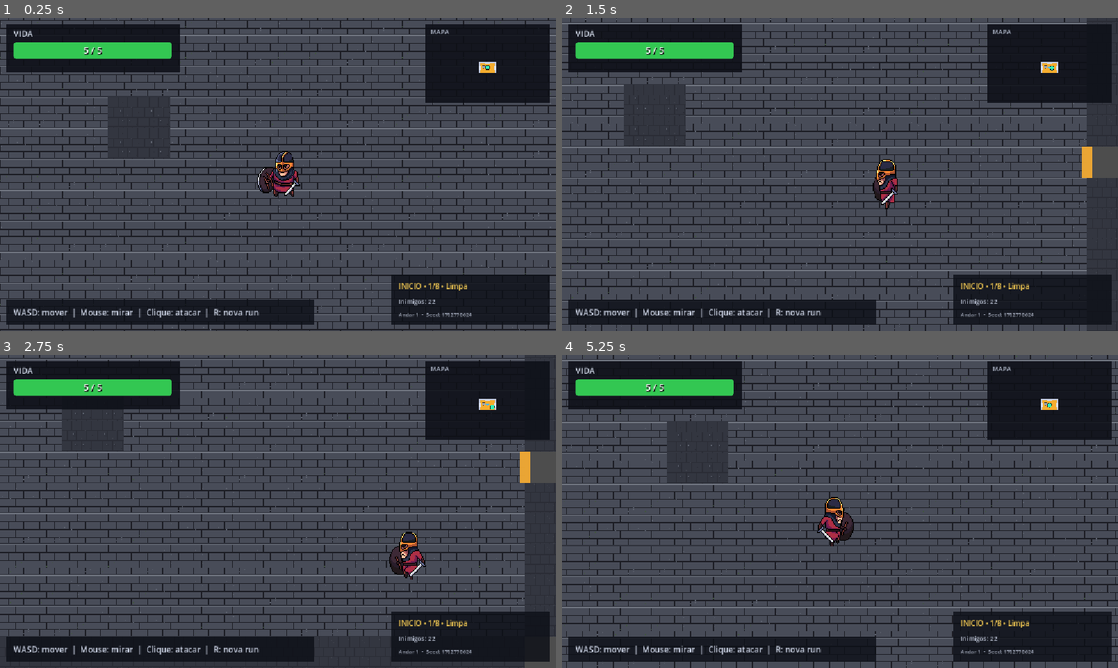
Above: before the commit, frames 1-4 (two rows, left to right).
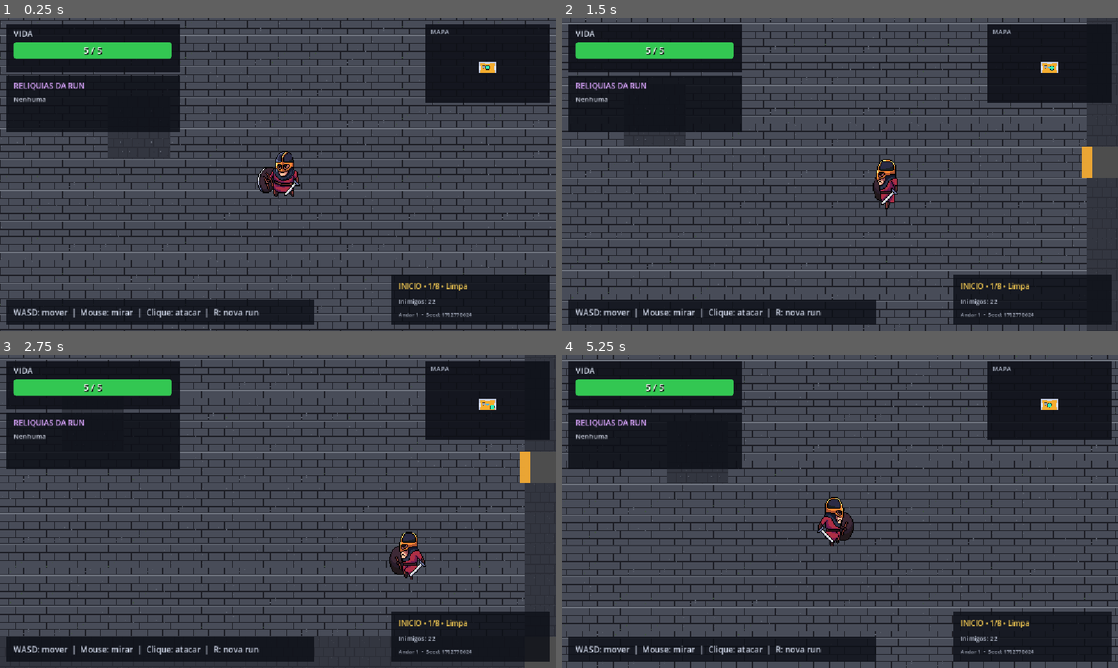
Above: after the commit, the same moments.

Repository: AntonioBMN/tower-champion
Game: Godot game, scene res://first_floor.tscn
Same seed, same stepped clock (60 frames per second), same inputs: the game is played once before the commit and once after it.
Inputs (mouse positions are in pixels of both pictures, inside the frame that each line leads up to):
- Up to frame 1 (0.25 s): no input
- Up to frame 2 (1.5 s): move the mouse to (962, 158) at 0.52 s; press the mouse at (962, 158) at 0.53 s; hold D (move_right) 0.53-1.28 s; move the mouse to (728, 190) at 1.27 s; release the mouse at (728, 190) at 1.28 s; hold S (move_down) from 1.28 s (still down); click (728, 190) at 1.35 s
- Up to frame 3 (2.75 s): move the mouse to (333, 442) at 2.02 s; release S (move_down) at 2.03 s; press the mouse at (333, 442) at 2.03 s; hold D (move_right) from 2.03 s (still down)
- Up to frame 4 (5.25 s): move the mouse to (812, 574) at 2.77 s; release D (move_right) at 2.78 s; release the mouse at (812, 574) at 2.78 s; hold W (move_up) 2.78-3.53 s; click (812, 574) at 2.85 s; move the mouse to (1006, 558) at 3.52 s; press the mouse at (1006, 558) at 3.53 s; hold A (move_left) 3.53-5.03 s; move the mouse to (673, 464) at 4.27 s; release the mouse at (673, 464) at 4.28 s; click (673, 464) at 4.35 s; move the mouse to (867, 511) at 5.02 s; press the mouse at (867, 511) at 5.03 s; hold S (move_down) from 5.03 s (still down)

The runs differ from the first frame. In frame 1, 5.0% of the frame differs, in the area x 1-33%, y 18-37%; in frame 2, 5.1%; in frame 3, 5.0%; in frame 4, 5.1%.

Commit message:
feat: add run relic system

Diff:
--- a/first_floor.gd
+++ b/first_floor.gd
@@ -10,8 +10,10 @@
 const ENEMY_SCENE: PackedScene = preload("res://enemy.tscn")
 const RANGED_ENEMY_SCENE: PackedScene = preload("res://ranged_enemy.tscn")
 const HEALTH_PICKUP_SCENE: PackedScene = preload("res://health_pickup.tscn")
+const RELIC_PICKUP_SCENE: PackedScene = preload("res://relic_pickup.tscn")
 const FLOOR_EXIT_SCENE: PackedScene = preload("res://floor_exit.tscn")
 const COMBAT_FEEDBACK = preload("res://combat_feedback.gd")
+const RELIC_CATALOG = preload("res://relic_catalog.gd")
 const DOOR_LOCKED_COLOR := Color(0.75, 0.16, 0.12, 0.95)
 const DOOR_OPEN_COLOR := Color(0.95, 0.67, 0.2, 0.95)
 const ROOM_TYPE_START := "start"
@@ -58,6 +60,8 @@
 var spawned_rooms: Dictionary = {}
 var rewarded_rooms: Dictionary = {}
 var special_rewarded_rooms: Dictionary = {}
+var available_relic_ids: Array[String] = []
+var spawned_relic_ids: Array[String] = []
 var door_entries: Array[Dictionary] = []
 var current_room_index: int = 0
 var final_room_index: int = -1
@@ -77,6 +81,7 @@
 @onready var doors: Node2D = $GeneratedMap/Doors
 @onready var enemies: Node2D = $Enemies
 @onready var pickups: Node2D = $Pickups
+@onready var relics: Node2D = $Relics
 @onready var exits: Node2D = $Exits
 @onready var player: CharacterBody2D = $Player
 @onready var camera: Camera2D = $Player/Camera2D
@@ -94,6 +99,7 @@
 
 func _ready() -> void:
 	hud.bind_health(player.health_component)
+	hud.bind_relics(player.relic_component)
 	_configure_seed()
 	_configure_tilemaps()
 	_generate_floor()
@@ -187,6 +193,8 @@
 	spawned_rooms.clear()
 	rewarded_rooms.clear()
 	special_rewarded_rooms.clear()
+	available_relic_ids = RELIC_CATALOG.get_all_ids()
+	spawned_relic_ids.clear()
 	final_room_index = -1
 	special_room_index = -1
 	floor_is_cleared = false
@@ -1001,6 +1009,37 @@
 		_actor_position_for_cell(reward_cell) + Vector2(0.0, 50.0)
 	)
 
+	var relic_id := _take_random_relic_id()
+	if relic_id.is_empty():
+		return
+
+	var relic_cell := _find_safe_cell(
+		room_index,
+		_room_center_cell(room_index) + Vector2i(3, 0),
+		{reward_cell: true}
+	)
+	var relic := RELIC_PICKUP_SCENE.instantiate() as Area2D
+	relic.call("configure", relic_id)
+	relics.add_child(relic)
+	relic.global_position = (
+		_actor_position_for_cell(relic_cell) + Vector2(0.0, 50.0)
+	)
+
+
+func _take_random_relic_id() -> String:
+	var candidates: Array[String] = []
+	for relic_id in available_relic_ids:
+		if not player.relic_component.has_relic(relic_id):
+			candidates.append(relic_id)
+
+	if candidates.is_empty():
+		return ""
+
+	var relic_id := candidates[rng.randi_range(0, candidates.size() - 1)]
+	available_relic_ids.erase(relic_id)
+	spawned_relic_ids.append(relic_id)
+	return relic_id
+
 
 func _on_enemy_died(room_index: int, defeated_enemy: Node2D) -> void:
 	room_enemies_remaining[room_index] = maxi(
--- a/first_floor.tscn
+++ b/first_floor.tscn
@@ -48,6 +48,8 @@
 [node name="Enemies" type="Node2D" parent="."]
 
 [node name="Pickups" type="Node2D" parent="."]
+
+[node name="Relics" type="Node2D" parent="."]
 
 [node name="Exits" type="Node2D" parent="."]
 
@@ -228,6 +230,46 @@
 text = "-1"
 horizontal_alignment = 2
 
+[node name="RelicPanel" type="ColorRect" parent="UI"]
+offset_left = 12.0
+offset_top = 120.0
+offset_right = 372.0
+offset_bottom = 236.0
+color = Color(0.05, 0.06, 0.09, 0.86)
+mouse_filter = 2
+
+[node name="TitleLabel" type="Label" parent="UI/RelicPanel"]
+offset_left = 16.0
+offset_top = 8.0
+offset_right = 190.0
+offset_bottom = 32.0
+theme_override_colors/font_color = Color(0.86, 0.65, 1, 1)
+theme_override_font_sizes/font_size = 16
+text = "RELIQUIAS DA RUN"
+
+[node name="RelicListLabel" type="Label" parent="UI/RelicPanel"]
+offset_left = 16.0
+offset_top = 38.0
+offset_right = 344.0
+offset_bottom = 106.0
+theme_override_colors/font_color = Color(0.8, 0.82, 0.88, 1)
+theme_override_font_sizes/font_size = 14
+text = "Nenhuma"
+
+[node name="RelicNotice" type="Label" parent="UI"]
+visible = false
+offset_left = 326.0
+offset_top = 118.0
+offset_right = 826.0
+offset_bottom = 164.0
+theme_override_colors/font_shadow_color = Color(0, 0, 0, 0.95)
+theme_override_constants/shadow_offset_x = 2
+theme_override_constants/shadow_offset_y = 3
+theme_override_font_sizes/font_size = 24
+text = "RELIQUIA OBTIDA"
+horizontal_alignment = 1
+vertical_alignment = 1
+
 [node name="ControlsPanel" type="ColorRect" parent="UI"]
 offset_left = 12.0
 offset_top = 584.0
--- a/health_component.gd
+++ b/health_component.gd
@@ -54,6 +54,16 @@
 	return true
 
 
+func increase_max_health(amount: int, heal_amount: int = 0) -> bool:
+	if amount <= 0 or is_dead:
+		return false
+
+	max_health += amount
+	current_health = mini(current_health + maxi(heal_amount, 0), max_health)
+	health_changed.emit(current_health, max_health)
+	return true
+
+
 func reset_health() -> void:
 	current_health = max_health
 	is_dead = false
--- a/hud.gd
+++ b/hud.gd
@@ -1,9 +1,13 @@
 class_name CombatHUD
 extends CanvasLayer
 
+const RELIC_CATALOG = preload("res://relic_catalog.gd")
+
 var health_component: HealthComponent
+var relic_component: RelicComponent
 var damage_flash_tween: Tween
 var damage_value_tween: Tween
+var relic_notice_tween: Tween
 var damage_value_start_position: Vector2
 
 @onready var health_bar: ProgressBar = $HealthPanel/HealthBar
@@ -12,6 +16,8 @@
 @onready var damage_value_label: Label = $HealthPanel/DamageValueLabel
 @onready var damage_flash: ColorRect = $DamageFlash
 @onready var death_overlay: ColorRect = $DeathOverlay
+@onready var relic_list_label: Label = $RelicPanel/RelicListLabel
+@onready var relic_notice: Label = $RelicNotice
 
 
 func _ready() -> void:
@@ -20,6 +26,7 @@
 	death_overlay.hide()
 	invulnerability_label.hide()
 	damage_value_label.hide()
+	relic_notice.hide()
 
 
 func bind_health(component: HealthComponent) -> void:
@@ -45,6 +52,51 @@
 	)
 	invulnerability_label.visible = health_component.is_invulnerable
 	death_overlay.visible = health_component.is_dead
+
+
+func bind_relics(component: RelicComponent) -> void:
+	if relic_component == component:
+		return
+
+	if is_instance_valid(relic_component):
+		if relic_component.relics_changed.is_connected(_on_relics_changed):
+			relic_component.relics_changed.disconnect(_on_relics_changed)
+		if relic_component.relic_collected.is_connected(_on_relic_collected):
+			relic_component.relic_collected.disconnect(_on_relic_collected)
+
+	relic_component = component
+	relic_component.relics_changed.connect(_on_relics_changed)
+	relic_component.relic_collected.connect(_on_relic_collected)
+	_on_relics_changed(relic_component.collected_ids)
+
+
+func _on_relics_changed(collected_ids: Array[String]) -> void:
+	if collected_ids.is_empty():
+		relic_list_label.text = "Nenhuma"
+		return
+
+	var lines: Array[String] = []
+	for relic_id in collected_ids:
+		lines.append("• " + RELIC_CATALOG.get_relic(relic_id)["name"])
+	relic_list_label.text = "\n".join(lines)
+
+
+func _on_relic_collected(
+	_relic_id: String,
+	relic_data: Dictionary
+) -> void:
+	if is_instance_valid(relic_notice_tween):
+		relic_notice_tween.kill()
+
+	relic_notice.text = "RELIQUIA OBTIDA: " + relic_data["name"]
+	relic_notice.modulate = relic_data["color"]
+	relic_notice.modulate.a = 0.0
+	relic_notice.show()
+	relic_notice_tween = create_tween()
+	relic_notice_tween.tween_property(relic_notice, "modulate:a", 1.0, 0.18)
+	relic_notice_tween.tween_interval(1.5)
+	relic_notice_tween.tween_property(relic_notice, "modulate:a", 0.0, 0.3)
+	relic_notice_tween.tween_callback(relic_notice.hide)
 
 
 func _disconnect_health_signals() -> void:
--- a/player.gd
+++ b/player.gd
@@ -35,11 +35,15 @@
 @onready var attack_visual: Polygon2D = $SwordAttack/AttackVisual
 @onready var attack_cooldown: Timer = $AttackCooldown
 @onready var health_component: HealthComponent = $HealthComponent
+@onready var relic_component: RelicComponent = $RelicComponent
 @onready var swing_audio: AudioStreamPlayer2D = $SwingAudio
 @onready var hit_audio: AudioStreamPlayer2D = $HitAudio
 
 
 func _ready() -> void:
+	# Cada jogador precisa de um hitbox proprio para que relíquias de alcance
+	# nao alterem o recurso compartilhado usado por uma nova run.
+	attack_collision.shape = attack_collision.shape.duplicate()
 	configure_sword_attack()
 	sword_attack.body_entered.connect(_on_sword_attack_body_entered)
 	health_component.damaged.connect(_on_health_damaged)
@@ -313,6 +317,26 @@
 	received_knockback_velocity = impulse
 
 
+func collect_relic(relic_id: String) -> bool:
+	return relic_component.collect_relic(relic_id)
+
+
+func apply_relic_effects(effects: Dictionary) -> void:
+	attack_damage += int(effects.get("attack_damage_add", 0))
+	speed *= float(effects.get("speed_multiplier", 1.0))
+	attack_range += float(effects.get("attack_range_add", 0.0))
+	attack_width += float(effects.get("attack_width_add", 0.0))
+
+	var max_health_add := int(effects.get("max_health_add", 0))
+	var heal_amount := int(effects.get("heal_amount", 0))
+	if max_health_add > 0:
+		health_component.increase_max_health(max_health_add, heal_amount)
+	elif heal_amount > 0:
+		health_component.heal(heal_amount)
+
+	configure_sword_attack()
+
+
 func _on_health_damaged(_amount: int, current_health: int) -> void:
 	print_health()
 
--- a/player.tscn
+++ b/player.tscn
@@ -5,6 +5,7 @@
 [ext_resource type="Texture2D" uid="uid://ctuy5rgwvwjhs" path="res://sprites/warrior/Warrior_2/Walk.png" id="2_i3pqv"]
 [ext_resource type="Texture2D" path="res://sprites/warrior/Warrior_2/Attack_1.png" id="3_attack"]
 [ext_resource type="Script" path="res://health_component.gd" id="4_health"]
+[ext_resource type="Script" path="res://relic_component.gd" id="5_relics"]
 
 [sub_resource type="AtlasTexture" id="AtlasTexture_attack_0"]
 atlas = ExtResource("3_attack")
@@ -202,6 +203,9 @@
 script = ExtResource("4_health")
 invulnerability_duration = 0.8
 
+[node name="RelicComponent" type="Node" parent="."]
+script = ExtResource("5_relics")
+
 [node name="Camera2D" type="Camera2D" parent="."]
 position = Vector2(0, 50)
 enabled = true
--- /dev/null
+++ b/relic_catalog.gd
@@ -0,0 +1,53 @@
+class_name RelicCatalog
+extends RefCounted
+
+const RELICS := {
+	"crimson_blade": {
+		"name": "Lamina Carmesim",
+		"description": "+1 de dano da espada",
+		"color": Color(0.92, 0.18, 0.22, 1.0),
+		"effects": {"attack_damage_add": 1},
+	},
+	"wind_boots": {
+		"name": "Botas do Vendaval",
+		"description": "+15% de velocidade",
+		"color": Color(0.24, 0.78, 1.0, 1.0),
+		"effects": {"speed_multiplier": 1.15},
+	},
+	"far_eye": {
+		"name": "Olho Longinquo",
+		"description": "+24 de alcance e +8 de largura",
+		"color": Color(0.68, 0.38, 1.0, 1.0),
+		"effects": {
+			"attack_range_add": 24.0,
+			"attack_width_add": 8.0,
+		},
+	},
+	"iron_heart": {
+		"name": "Coracao de Ferro",
+		"description": "+1 de vida maxima e cura 1",
+		"color": Color(0.95, 0.56, 0.18, 1.0),
+		"effects": {
+			"max_health_add": 1,
+			"heal_amount": 1,
+		},
+	},
+}
+
+
+static func get_relic(relic_id: String) -> Dictionary:
+	if not RELICS.has(relic_id):
+		return {}
+
+	return RELICS[relic_id].duplicate(true)
+
+
+static func get_all_ids() -> Array[String]:
+	var result: Array[String] = []
+	for relic_id in RELICS:
+		result.append(relic_id)
+	return result
+
+
+static func has_relic(relic_id: String) -> bool:
+	return RELICS.has(relic_id)
--- /dev/null
+++ b/relic_component.gd
@@ -0,0 +1,36 @@
+class_name RelicComponent
+extends Node
+
+signal relic_collected(relic_id: String, relic_data: Dictionary)
+signal relics_changed(collected_ids: Array[String])
+
+const CATALOG = preload("res://relic_catalog.gd")
+
+var collected_ids: Array[String] = []
+
+
+func collect_relic(relic_id: String) -> bool:
+	if collected_ids.has(relic_id) or not CATALOG.has_relic(relic_id):
+		return false
+
+	var relic_data := CATALOG.get_relic(relic_id)
+	var actor := get_parent()
+	if not actor.has_method("apply_relic_effects"):
+		return false
+
+	actor.apply_relic_effects(relic_data["effects"])
+	collected_ids.append(relic_id)
+	relic_collected.emit(relic_id, relic_data)
+	relics_changed.emit(collected_ids.duplicate())
+	return true
+
+
+func has_relic(relic_id: String) -> bool:
+	return collected_ids.has(relic_id)
+
+
+func get_collected_names() -> Array[String]:
+	var names: Array[String] = []
+	for relic_id in collected_ids:
+		names.append(CATALOG.get_relic(relic_id)["name"])
+	return names
--- /dev/null
+++ b/relic_pickup.gd
@@ -0,0 +1,103 @@
+class_name RelicPickup
+extends Area2D
+
+signal collected(relic_id: String)
+
+const CATALOG = preload("res://relic_catalog.gd")
+const COMBAT_FEEDBACK = preload("res://combat_feedback.gd")
+
+@export var relic_id: String = "crimson_blade"
+
+var relic_data: Dictionary = {}
+var pulse_time: float = 0.0
+var collect_sound: AudioStreamWAV
+
+@onready var name_label: Label = $NameLabel
+@onready var effect_label: Label = $EffectLabel
+
+
+func configure(new_relic_id: String) -> void:
+	relic_id = new_relic_id
+	relic_data = CATALOG.get_relic(relic_id)
+	queue_redraw()
+
+
+func _ready() -> void:
+	if relic_data.is_empty():
+		relic_data = CATALOG.get_relic(relic_id)
+
+	if relic_data.is_empty():
+		push_error("Relíquia desconhecida: " + relic_id)
+		queue_free()
+		return
+
+	name_label.text = relic_data["name"]
+	effect_label.text = relic_data["description"]
+	collect_sound = COMBAT_FEEDBACK.create_synth_sound(
+		520.0, 880.0, 0.18, 0.08
+	)
+	body_entered.connect(_try_collect)
+
+
+func _process(delta: float) -> void:
+	pulse_time += delta
+	queue_redraw()
+
+
+func _draw() -> void:
+	if relic_data.is_empty():
+		return
+
+	var pulse := 1.0 + sin(pulse_time * 4.0) * 0.08
+	var relic_color: Color = relic_data["color"]
+	var diamond := PackedVector2Array([
+		Vector2(0.0, -22.0) * pulse,
+		Vector2(18.0, 0.0) * pulse,
+		Vector2(0.0, 22.0) * pulse,
+		Vector2(-18.0, 0.0) * pulse,
+	])
+
+	draw_circle(Vector2(0.0, 22.0), 28.0, Color(0.05, 0.06, 0.1, 0.8))
+	draw_rect(
+		Rect2(Vector2(-24.0, 18.0), Vector2(48.0, 14.0)),
+		Color(0.2, 0.22, 0.3, 1.0),
+		true
+	)
+	draw_colored_polygon(diamond, relic_color)
+	draw_polyline(
+		PackedVector2Array([diamond[0], diamond[1], diamond[2], diamond[3], diamond[0]]),
+		Color(1.0, 1.0, 1.0, 0.8),
+		2.0,
+		true
+	)
+	draw_circle(Vector2(-5.0, -6.0) * pulse, 3.0, Color(1, 1, 1, 0.72))
+
+
+func _try_collect(body: Node2D) -> bool:
+	if (
+		not body.is_in_group("player")
+		or not body.has_method("collect_relic")
+	):
+		return false
+
+	if not body.collect_relic(relic_id):
+		return false
+
+	COMBAT_FEEDBACK.spawn_impact_particles(
+		get_tree(),
+		global_position,
+		Vector2.UP,
+		relic_data["color"],
+		20,
+		"RelicCollectParticles"
+	)
+	COMBAT_FEEDBACK.play_one_shot_sound(
+		get_tree(),
+		global_position,
+		collect_sound,
+		-4.0,
+		"RelicCollectAudio"
+	)
+	collected.emit(relic_id)
+	queue_free()
+	return true
--- /dev/null
+++ b/relic_pickup.tscn
@@ -0,0 +1,42 @@
+[gd_scene format=3]
+
+[ext_resource type="Script" path="res://relic_pickup.gd" id="1_relic"]
+
+[sub_resource type="CircleShape2D" id="Circle_relic"]
+radius = 26.0
+
+[node name="RelicPickup" type="Area2D"]
+z_index = 4
+collision_layer = 0
+collision_mask = 1
+monitorable = false
+script = ExtResource("1_relic")
+
+[node name="CollisionShape2D" type="CollisionShape2D" parent="."]
+shape = SubResource("Circle_relic")
+
+[node name="NameLabel" type="Label" parent="."]
+offset_left = -105.0
+offset_top = -72.0
+offset_right = 105.0
+offset_bottom = -46.0
+theme_override_colors/font_color = Color(1, 0.88, 0.5, 1)
+theme_override_colors/font_shadow_color = Color(0, 0, 0, 0.9)
+theme_override_constants/shadow_offset_x = 1
+theme_override_constants/shadow_offset_y = 2
+theme_override_font_sizes/font_size = 17
+text = "Lamina Carmesim"
+horizontal_alignment = 1
+
+[node name="EffectLabel" type="Label" parent="."]
+offset_left = -125.0
+offset_top = 42.0
+offset_right = 125.0
+offset_bottom = 66.0
+theme_override_colors/font_color = Color(0.82, 0.84, 0.9, 1)
+theme_override_colors/font_shadow_color = Color(0, 0, 0, 0.9)
+theme_override_constants/shadow_offset_x = 1
+theme_override_constants/shadow_offset_y = 2
+theme_override_font_sizes/font_size = 13
+text = "+1 de dano da espada"
+horizontal_alignment = 1
--- a/tests/floor_progression_smoke_test.gd
+++ b/tests/floor_progression_smoke_test.gd
@@ -62,6 +62,10 @@
 	_expect(
 		floor_scene.get_node("Pickups").get_child_count() == 1,
 		"special room should provide a guaranteed health reward"
+	)
+	_expect(
+		floor_scene.get_node("Relics").get_child_count() == 1,
+		"special room should provide one relic pedestal"
 	)
 
 	floor_scene.call("_complete_floor")
--- a/tests/hud_smoke_test.gd
+++ b/tests/hud_smoke_test.gd
@@ -26,10 +26,14 @@
 		"UI/HealthPanel/InvulnerabilityLabel"
 	) as Label
 	var death_overlay := floor_scene.get_node("UI/DeathOverlay") as ColorRect
+	var relic_list := floor_scene.get_node(
+		"UI/RelicPanel/RelicListLabel"
+	) as Label
 
 	_expect(health_bar.max_value == 5.0, "health bar maximum should match player")
 	_expect(health_bar.value == 5.0, "health bar should start full")
 	_expect(health_label.text == "5 / 5", "health text should show initial value")
+	_expect(relic_list.text == "Nenhuma", "relic HUD should start empty")
 
 	health.take_damage(1)
 	await process_frame
--- /dev/null
+++ b/tests/relic_system_smoke_test.gd
@@ -0,0 +1,122 @@
+extends SceneTree
+
+const FIRST_FLOOR_SCENE: PackedScene = preload("res://first_floor.tscn")
+const PLAYER_SCENE: PackedScene = preload("res://player.tscn")
+const RELIC_CATALOG = preload("res://relic_catalog.gd")
+
+var failures: int = 0
+
+
+func _initialize() -> void:
+	_run.call_deferred()
+
+
+func _run() -> void:
+	var floor_scene := FIRST_FLOOR_SCENE.instantiate()
+	root.add_child(floor_scene)
+	current_scene = floor_scene
+	await process_frame
+
+	var player := floor_scene.get_node("Player") as CharacterBody2D
+	var relic_component := player.get_node("RelicComponent") as RelicComponent
+	var health := player.get_node("HealthComponent") as HealthComponent
+	var special_room_index: int = floor_scene.get("special_room_index")
+	var base_damage: int = player.get("attack_damage")
+	var base_speed: float = player.get("speed")
+	var base_range: float = player.get("attack_range")
+	var base_width: float = player.get("attack_width")
+	var base_max_health := health.max_health
+
+	floor_scene.call("_spawn_room_enemies", special_room_index)
+	var relics := floor_scene.get_node("Relics")
+	_expect(relics.get_child_count() == 1, "sanctuary should spawn one relic")
+
+	var relic_pickup := relics.get_child(0) as Area2D
+	var offered_relic_id: String = relic_pickup.get("relic_id")
+	_expect(
+		RELIC_CATALOG.has_relic(offered_relic_id),
+		"offered relic should exist in the catalog"
+	)
+	_expect(
+		relic_pickup.call("_try_collect", player),
+		"player should collect the sanctuary relic"
+	)
+	await process_frame
+	_expect(
+		relic_component.collected_ids.size() == 1,
+		"collected relic should remain registered during the run"
+	)
+	_expect(
+		floor_scene.get_node("UI/RelicPanel/RelicListLabel").text
+		.contains(RELIC_CATALOG.get_relic(offered_relic_id)["name"]),
+		"HUD should list the collected relic"
+	)
+
+	for relic_id in RELIC_CATALOG.get_all_ids():
+		if not relic_component.has_relic(relic_id):
+			_expect(
+				player.call("collect_relic", relic_id),
+				"each unique relic should be collectible"
+			)
+
+	_expect(
+		relic_component.collected_ids.size() == 4,
+		"run should retain all four unique relics"
+	)
+	_expect(
+		player.get("attack_damage") == base_damage + 1,
+		"Crimson Blade should add one sword damage"
+	)
+	_expect(
+		is_equal_approx(player.get("speed"), base_speed * 1.15),
+		"Wind Boots should increase movement speed by fifteen percent"
+	)
+	_expect(
+		is_equal_approx(player.get("attack_range"), base_range + 24.0)
+		and is_equal_approx(player.get("attack_width"), base_width + 8.0),
+		"Far Eye should increase sword range and width"
+	)
+	_expect(
+		health.max_health == base_max_health + 1
+		and health.current_health == health.max_health,
+		"Iron Heart should increase maximum health and heal one"
+	)
+
+	var attack_shape := player.get_node(
+		"SwordAttack/CollisionShape2D"
+	).shape as RectangleShape2D
+	_expect(
+		attack_shape.size == Vector2(base_range + 24.0, base_width + 8.0),
+		"range relic should update the real sword hitbox"
+	)
+	var damage_after_collection: int = player.get("attack_damage")
+	_expect(
+		not player.call("collect_relic", "crimson_blade")
+		and player.get("attack_damage") == damage_after_collection,
+		"duplicate relics should not apply twice"
+	)
+	_expect(
+		floor_scene.get_node("UI/RelicNotice").visible,
+		"collecting a relic should show HUD feedback"
+	)
+
+	var fresh_player := PLAYER_SCENE.instantiate() as CharacterBody2D
+	floor_scene.add_child(fresh_player)
+	_expect(
+		fresh_player.get_node("RelicComponent").collected_ids.is_empty(),
+		"a new run player should start without relics"
+	)
+
+	await create_timer(0.35, true, false, true).timeout
+	if failures == 0:
+		print("PASS: relic system smoke test")
+
+	quit(failures)
+
+
+func _expect(condition: bool, message: String) -> void:
+	if condition:
+		return
+
+	failures += 1
+	push_error("FAIL: " + message)
Not shown, added: RELICS.txt
Not shown, added: relic_catalog.gd.uid
Not shown, added: relic_component.gd.uid
Not shown, added: relic_pickup.gd.uid
Not shown, added: tests/relic_system_smoke_test.gd.uid
